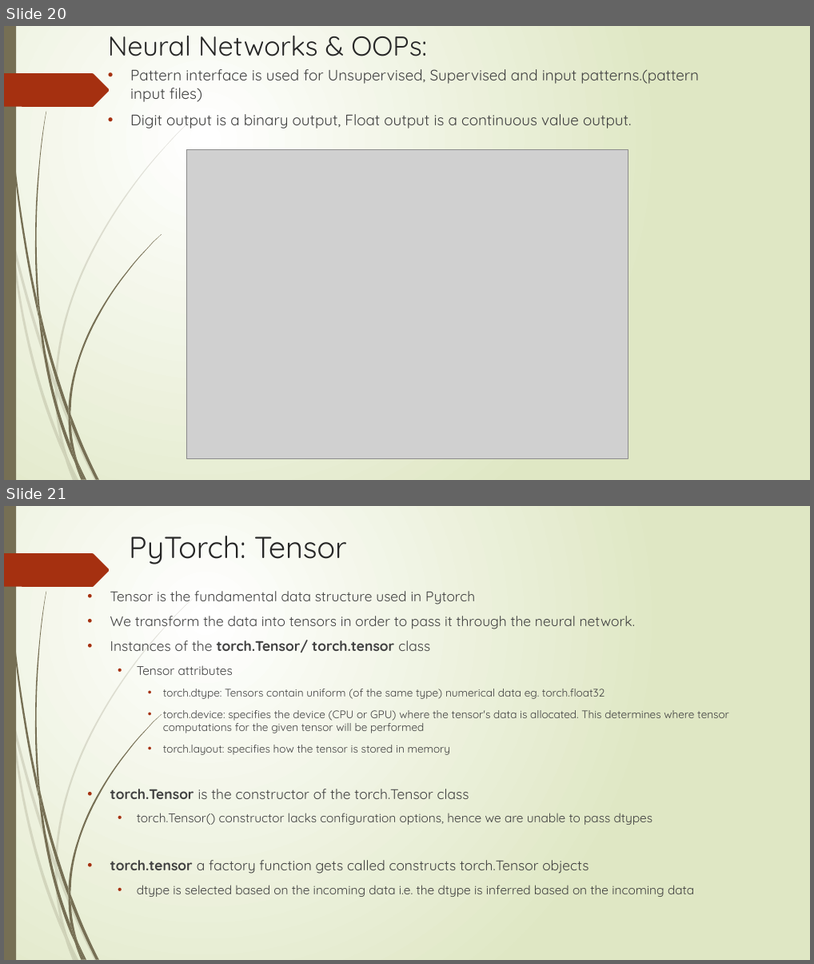
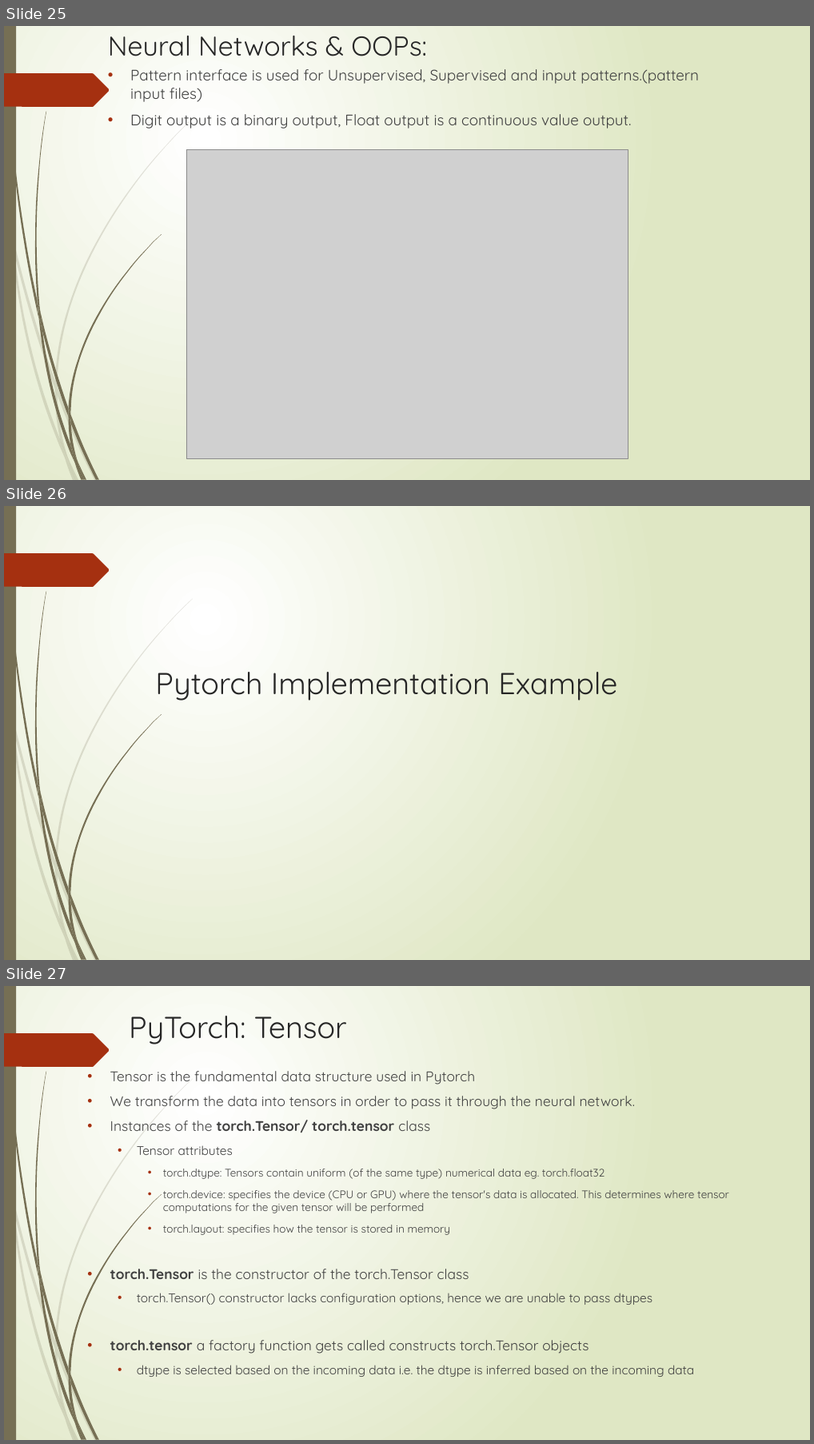
Before and after one commit to DivJAth/OOADPytorch, a slide deck: Grad_Presentation.pptx. Shown one above the other, each under a label of ours: slides 20 and 21 before the commit, slides 25, 26 and 27 after it. The pictures are 814x964 and 814x1444 pixels, drawn with LibreOffice and Linux fonts; fonts in the diff are those of the drawing; grey boxes stand for pictures. Boxes give left, top, right and bottom in pixels: in the first picture for what was removed or moved away, otherwise in the second. Text is boxed around its words. In the diff, an @@ line names an element or a change of style, - is before the commit and + after.

```diff
--- a/Grad_Presentation.pptx
+++ b/Grad_Presentation.pptx
@@ slide 26 added at (4,506,810,960), background gradient #FFFFFF to #DFE8C4; not listed: 24 template elements that a slide beside it also shows @@
@@ title added at (155,672,618,700), 36 pt, text #262626 @@
+Pytorch Implementation Example
@@ what was slide 20 is now slide 25 @@
@@ what was slide 21 is now slide 27 @@
```
Also in this commit, not shown: 2 slides changed, 8 other slides added, 2 slides removed, 1 other file.
